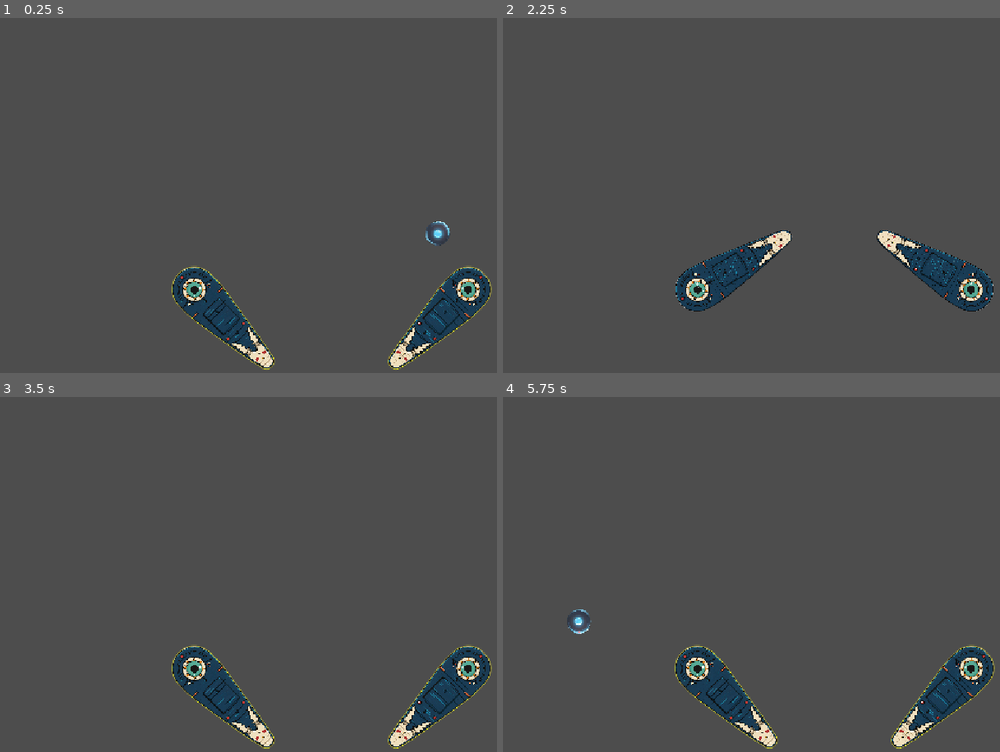
Above: before the commit, frames 1-4 (two rows, left to right).
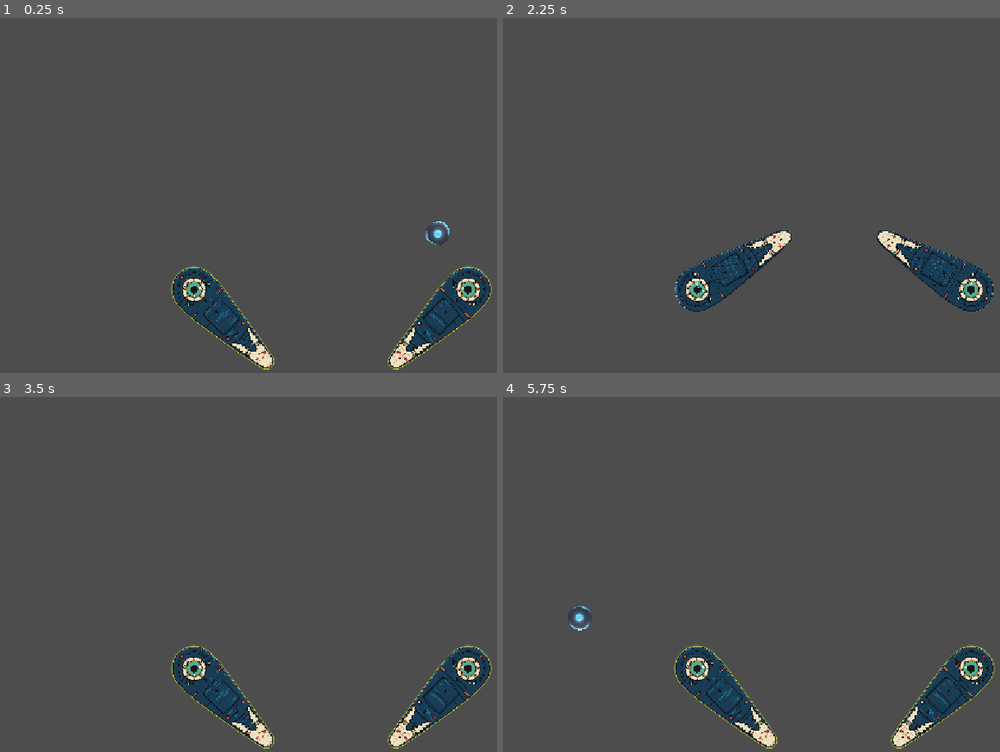
Above: after the commit, the same moments.

Repository: MoHoDu/godot-pinball-pjt
Game: Godot game, scene res://scenes/test_flipper.tscn
Two runs of this game, one before a commit and one after it. Both use one fixed random seed, a clock stepped at 60 frames per second and the inputs below.
Inputs:
- Up to frame 1 (0.25 s): no input
- Up to frame 2 (2.25 s): tap Enter at 0.5 s; hold D (flipper_select_right) 0.53-1.28 s; tap Space (flipper) at 0.6, 2 s; tap 0 at 0.8, 1.35 s; hold S (flipper_select_down) 1.28-2.03 s; tap 1 at 1.55, 2.1 s; hold D (flipper_select_right) from 2.03 s (still down)
- Up to frame 3 (3.5 s): tap 2 at 2.3, 2.85 s; release D (flipper_select_right) at 2.78 s; hold W (flipper_select_up) from 2.78 s (still down); tap 3 at 3.05 s
- Up to frame 4 (5.75 s): tap Enter at 3.5 s; release W (flipper_select_up) at 3.53 s; hold A (flipper_select_left) 3.53-5.03 s; tap 3 at 3.6 s; tap 4 at 3.8, 4.35 s; tap Space (flipper) at 4.25 s; tap 5 at 4.55, 5.1 s; hold S (flipper_select_down) from 5.03 s (still down); tap 6 at 5.3 s

The runs differ from the first frame. In frame 1, 0.5% of the frame differs, in the area x 34-56%, y 70-100%; in frame 2, 0.4%; in frame 3, 0.5%; in frame 4, 0.7%, in the area x 12-56%, y 58-100%.

Commit message:
feat: Add flipper zone direction testing
작업 목표: 플리퍼 접촉 구역별 각도 보정을 실제 충돌에 적용하고 속도·방향을 독립적으로 검증할 수 있는 테스트 환경을 제공한다.

작업 상세:
- [x] 구역별 각도 보정 활성화 값과 보정 각도를 반사 방향에 적용
- [x] 충돌체 방향을 기준으로 좌우 플리퍼 부호를 대칭 적용
- [x] 각도 보정 시 반사 속력 보존
- [x] 기준값·속도 배율·각도 보정 모드를 제공하는 전용 테스트 씬 추가
- [x] A/B/C/D 구역 및 좌우 플리퍼를 키 입력으로 선택하는 테스트 조작 추가
- [x] 테스트 조건과 공 속력을 표시하는 화면 안내 추가
- [x] 공·플리퍼 자동 회귀 테스트 11개 통과
- [ ] 일반·정확 패링 타이밍 판정과 속도 배율 적용
- [ ] 최대 속도 제한과 동일 충돌 중복 적용 방지
- [ ] 최종 테스트 씬 체감 조정

에러 및 비고:
- 테스트 씬은 실행 중 복제한 패링 설정을 사용하므로 공용 FlipperParryRules 원본에 영향을 주지 않음.
- Godot 헤드리스 테스트의 기존 셰이더 컴파일 경고는 테스트 결과에 영향 없음.

Diff:
--- a/Resources/flippers/flipper/flipper_controller_sample.tscn
+++ b/Resources/flippers/flipper/flipper_controller_sample.tscn
@@ -8,12 +8,16 @@
 script = ExtResource("1_bev62")
 
 [node name="LeftFlipper" parent="." unique_id=1915782774 instance=ExtResource("2_palup")]
-position = Vector2(-600, 0)
+position = Vector2(-601.00006, 0)
 rotation = 0.7853982
 _source_collision_position = Vector2(997.4349, -41.300575)
 flipper_length = 700.0
 initial_angle_degrees = 45.0
 maximum_angle_degrees = -45.0
+contact_zone_a_speed_multiplier = 3.0
+contact_zone_b_speed_multiplier = 3.0
+contact_zone_c_speed_multiplier = 3.0
+contact_zone_d_speed_multiplier = 3.0
 
 [node name="RightFlipper" parent="." unique_id=2137998633 instance=ExtResource("3_4jh4a")]
 position = Vector2(600, 0)
--- /dev/null
+++ b/scenes/test_flipper_area_direction.tscn
@@ -0,0 +1,44 @@
+[gd_scene format=3 uid="uid://bxn5b0ymh4g74"]
+
+[ext_resource type="PackedScene" uid="uid://bl7f22o1hfcl1" path="res://scenes/test_flipper.tscn" id="1_f64m1"]
+[ext_resource type="Script" path="res://tests/flipper_system/test_flipper_area_direction.gd" id="2_area_test"]
+[ext_resource type="Script" uid="uid://ce2wax7g2gio8" path="res://scripts/ball_base_system/pinball_stats.gd" id="3_kl36y"]
+
+[sub_resource type="PhysicsMaterial" id="PhysicsMaterial_2si70"]
+resource_local_to_scene = true
+bounce = 0.8
+
+[sub_resource type="Resource" id="Resource_5x0oe"]
+resource_local_to_scene = true
+script = ExtResource("3_kl36y")
+mass = 1.0
+elasticity = 0.8
+gravity_scale = 1.0
+initial_speed = 700.0
+minimum_speed = 200.0
+maximum_speed = 2500.0
+
+[node name="Test-Flipper" unique_id=270252956 instance=ExtResource("1_f64m1")]
+script = ExtResource("2_area_test")
+
+[node name="PinballBall" parent="." index="0" unique_id=71153037]
+physics_material_override = SubResource("PhysicsMaterial_2si70")
+stats = SubResource("Resource_5x0oe")
+
+[node name="TestGuide" type="CanvasLayer" parent="."]
+
+[node name="Panel" type="Panel" parent="TestGuide"]
+offset_left = 20.0
+offset_top = 20.0
+offset_right = 510.0
+offset_bottom = 225.0
+
+[node name="GuideLabel" type="Label" parent="TestGuide/Panel"]
+offset_left = 16.0
+offset_top = 12.0
+offset_right = 474.0
+offset_bottom = 193.0
+theme_override_font_sizes/font_size = 18
+text = "플리퍼 구역 충돌 테스트"
+
+[editable path="FlipperControllers/FlipperController"]
--- a/scripts/flipper_system/flipper.gd
+++ b/scripts/flipper_system/flipper.gd
@@ -489,6 +489,72 @@
 	)
 
 
+## 구역 설정이 켜진 경우 좌우 플리퍼 부호를 반영해 반사 방향만 회전시킵니다.
+func apply_contact_zone_angle_correction(
+	reflected_velocity: Vector2,
+	contact_zone: ContactZone
+) -> Vector2:
+	if reflected_velocity.is_zero_approx() \
+		or not is_contact_zone_angle_correction_enabled(contact_zone):
+		return reflected_velocity
+
+	var correction_degrees := get_contact_zone_angle_correction_degrees(
+		contact_zone
+	)
+	var signed_correction := correction_degrees * get_flipper_angle_direction_sign()
+	return reflected_velocity.rotated(deg_to_rad(signed_correction))
+
+
+func is_contact_zone_angle_correction_enabled(
+	contact_zone: ContactZone
+) -> bool:
+	var property_name: StringName
+	match contact_zone:
+		ContactZone.A:
+			property_name = &"zone_a_angle_correction_enabled"
+		ContactZone.B:
+			property_name = &"zone_b_angle_correction_enabled"
+		ContactZone.C:
+			property_name = &"zone_c_angle_correction_enabled"
+		ContactZone.D:
+			property_name = &"zone_d_angle_correction_enabled"
+		_:
+			return false
+
+	return bool(parry_rules.get(property_name))
+
+
+func get_contact_zone_angle_correction_degrees(
+	contact_zone: ContactZone
+) -> float:
+	var property_name: StringName
+	match contact_zone:
+		ContactZone.A:
+			property_name = &"zone_a_angle_correction_degrees"
+		ContactZone.B:
+			property_name = &"zone_b_angle_correction_degrees"
+		ContactZone.C:
+			property_name = &"zone_c_angle_correction_degrees"
+		ContactZone.D:
+			property_name = &"zone_d_angle_correction_degrees"
+		_:
+			return 0.0
+
+	return float(parry_rules.get(property_name))
+
+
+## 피벗에서 충돌체가 뻗는 방향으로 좌우 플리퍼를 판별합니다.
+func get_flipper_angle_direction_sign() -> float:
+	var axis_data := _get_local_contact_zone_axis_data()
+	if axis_data.is_empty():
+		return 1.0
+
+	var axis: Vector2 = axis_data.get(&"axis")
+	if axis.x >= 0.0:
+		return float(parry_rules.get(&"left_angle_direction_sign"))
+	return float(parry_rules.get(&"right_angle_direction_sign"))
+
+
 func is_contact_zone_visualization_enabled() -> bool:
 	return bool(parry_rules.get(&"show_contact_zones_in_editor"))
 
@@ -696,6 +762,10 @@
 		resolved_velocity,
 		contact_zone
 	)
+	resolved_velocity = apply_contact_zone_angle_correction(
+		resolved_velocity,
+		contact_zone
+	)
 	var velocity_change := resolved_velocity - ball.linear_velocity
 	if velocity_change.is_zero_approx():
 		return
--- a/scripts/flipper_system/flipper_parry_rules.gd
+++ b/scripts/flipper_system/flipper_parry_rules.gd
@@ -108,7 +108,7 @@
 
 @export_group("구역 각도 보정")
 
-## 다음 TDD 단계에서 A 구역 반사 각도 계산의 적용 여부로 사용합니다.
+## A 구역 반사 각도 계산의 적용 여부
 @export var zone_a_angle_correction_enabled: bool:
 	get:
 		return _zone_a_angle_correction_enabled
@@ -116,7 +116,7 @@
 		_zone_a_angle_correction_enabled = value
 		emit_changed()
 
-## 다음 TDD 단계에서 B 구역 반사 각도 계산의 적용 여부로 사용합니다.
+## B 구역 반사 각도 계산의 적용 여부
 @export var zone_b_angle_correction_enabled: bool:
 	get:
 		return _zone_b_angle_correction_enabled
@@ -124,7 +124,7 @@
 		_zone_b_angle_correction_enabled = value
 		emit_changed()
 
-## 다음 TDD 단계에서 C 구역 반사 각도 계산의 적용 여부로 사용합니다.
+## C 구역 반사 각도 계산의 적용 여부
 @export var zone_c_angle_correction_enabled: bool:
 	get:
 		return _zone_c_angle_correction_enabled
@@ -132,7 +132,7 @@
 		_zone_c_angle_correction_enabled = value
 		emit_changed()
 
-## 다음 TDD 단계에서 D 구역 반사 각도 계산의 적용 여부로 사용합니다.
+## D 구역 반사 각도 계산의 적용 여부
 @export var zone_d_angle_correction_enabled: bool:
 	get:
 		return _zone_d_angle_correction_enabled
--- a/settings/flippers/FlipperParryRules.tres
+++ b/settings/flippers/FlipperParryRules.tres
@@ -1,6 +1,6 @@
-[gd_resource type="Resource" script_class="FlipperParryRules" format=3]
+[gd_resource type="Resource" script_class="FlipperParryRules" format=3 uid="uid://c3het254in34k"]
 
-[ext_resource type="Script" path="res://scripts/flipper_system/flipper_parry_rules.gd" id="1_parry_rules"]
+[ext_resource type="Script" uid="uid://cmvg6xhhjx2lm" path="res://scripts/flipper_system/flipper_parry_rules.gd" id="1_parry_rules"]
 
 [resource]
 script = ExtResource("1_parry_rules")
@@ -12,14 +12,6 @@
 zone_b_speed_multiplier = 1.0
 zone_c_speed_multiplier = 1.08
 zone_d_speed_multiplier = 0.84
-zone_a_angle_correction_enabled = false
-zone_b_angle_correction_enabled = false
-zone_c_angle_correction_enabled = false
-zone_d_angle_correction_enabled = false
-zone_a_angle_correction_degrees = 0.0
-zone_b_angle_correction_degrees = 0.0
-zone_c_angle_correction_degrees = 0.0
-zone_d_angle_correction_degrees = 0.0
 left_angle_direction_sign = -1.0
 right_angle_direction_sign = 1.0
 normal_parry_window_time = 0.08
--- a/settings/flippers/FlipperStateRules.tres
+++ b/settings/flippers/FlipperStateRules.tres
@@ -5,6 +5,6 @@
 [resource]
 script = ExtResource("1_rules")
 return_reflection_multiplier = 0.5
-activation_time = 0.09999999999999999
+activation_time = 0.1
 hold_time = 0.05
 return_time = 0.2
--- a/tests/flipper_system/flipper_parry_rules_test.gd
+++ b/tests/flipper_system/flipper_parry_rules_test.gd
@@ -49,6 +49,12 @@
 	_test_default_rules_are_shared(left_flipper, right_flipper, default_rules)
 	_test_individual_speed_contract(left_flipper)
 	_test_shared_rules_live_update(left_flipper, right_flipper, default_rules)
+	_test_zone_angle_correction(
+		left_flipper,
+		right_flipper,
+		rules_script,
+		default_rules
+	)
 	_test_live_rules_application(left_flipper, rules_script)
 	_test_null_initialization_fallback(left_flipper, default_rules)
 	_test_visualization_segments(left_flipper)
@@ -150,6 +156,59 @@
 	default_rules.set(&"zone_b_speed_multiplier", original_multiplier)
 
 
+func _test_zone_angle_correction(
+	left_flipper: PinballFlipper,
+	right_flipper: PinballFlipper,
+	rules_script: Script,
+	default_rules: Resource
+) -> void:
+	var rules := rules_script.new() as Resource
+	rules.set(&"zone_c_angle_correction_enabled", true)
+	rules.set(&"zone_c_angle_correction_degrees", 12.0)
+	rules.set(&"left_angle_direction_sign", -1.0)
+	rules.set(&"right_angle_direction_sign", 1.0)
+	left_flipper.call(&"set_parry_rules", rules)
+	right_flipper.call(&"set_parry_rules", rules)
+
+	var reflected_velocity := Vector2(300.0, -400.0)
+	var left_result: Vector2 = left_flipper.call(
+		&"apply_contact_zone_angle_correction",
+		reflected_velocity,
+		PinballFlipper.ContactZone.C
+	)
+	var right_result: Vector2 = right_flipper.call(
+		&"apply_contact_zone_angle_correction",
+		reflected_velocity,
+		PinballFlipper.ContactZone.C
+	)
+	_expect_vector(
+		left_result,
+		reflected_velocity.rotated(deg_to_rad(-12.0)),
+		"왼쪽 플리퍼는 공용 왼쪽 부호로 C 구역 각도를 보정해야 한다."
+	)
+	_expect_vector(
+		right_result,
+		reflected_velocity.rotated(deg_to_rad(12.0)),
+		"오른쪽 플리퍼는 공용 오른쪽 부호로 C 구역 각도를 보정해야 한다."
+	)
+	_expect_float(left_result.length(), reflected_velocity.length(), \
+		"각도 보정은 물리 반사 결과의 속력을 변경하면 안 된다.")
+
+	rules.set(&"zone_c_angle_correction_enabled", false)
+	_expect_vector(
+		left_flipper.call(
+			&"apply_contact_zone_angle_correction",
+			reflected_velocity,
+			PinballFlipper.ContactZone.C
+		) as Vector2,
+		reflected_velocity,
+		"각도 보정을 끈 구역은 물리 반사 방향을 변경하면 안 된다."
+	)
+
+	left_flipper.call(&"set_parry_rules", default_rules)
+	right_flipper.call(&"set_parry_rules", default_rules)
+
+
 func _test_live_rules_application(flipper: PinballFlipper, rules_script: Script) -> void:
 	var rules := rules_script.new() as Resource
 	rules.set(&"zone_a_end_percent", 20.0)
@@ -222,6 +281,11 @@
 		"%s (expected=%s, actual=%s)" % [message, expected, actual])
 
 
+func _expect_vector(actual: Vector2, expected: Vector2, message: String) -> void:
+	_expect(actual.is_equal_approx(expected), \
+		"%s (expected=%s, actual=%s)" % [message, expected, actual])
+
+
 func _expect(condition: bool, message: String) -> void:
 	if condition:
 		return
--- a/tests/flipper_system/flipper_rotation_sweep_test.gd
+++ b/tests/flipper_system/flipper_rotation_sweep_test.gd
@@ -33,6 +33,7 @@
 		&"get_contact_zone",
 		&"get_contact_zone_speed_multiplier",
 		&"apply_contact_zone_speed_multiplier",
+		&"apply_contact_zone_angle_correction",
 	]
 
 	for method_name: StringName in required_methods:
@@ -347,6 +348,18 @@
 		"실제 공의 전역 충돌 중심으로도 중간 회전 충돌을 찾을 수 있어야 한다.")
 	var contact_point: Vector2 = direct_hit.get(&"point", Vector2.ZERO)
 	var contact_normal: Vector2 = direct_hit.get(&"normal", Vector2.ZERO)
+	var original_parry_rules := flipper.parry_rules
+	var angle_rules := FlipperParryRules.new()
+	for zone_name: String in ["a", "b", "c", "d"]:
+		angle_rules.set(
+			StringName("zone_%s_angle_correction_enabled" % zone_name),
+			true
+		)
+		angle_rules.set(
+			StringName("zone_%s_angle_correction_degrees" % zone_name),
+			10.0
+		)
+	flipper.set_parry_rules(angle_rules)
 	var angular_velocity := (END_ROTATION - START_ROTATION) / (1.0 / 60.0)
 	var radial_vector := contact_point - flipper.global_position
 	var surface_velocity := Vector2(-radial_vector.y, radial_vector.x) \
@@ -361,6 +374,10 @@
 		expected_velocity,
 		int(direct_hit.get(&"contact_zone", PinballFlipper.ContactZone.B))
 	)
+	expected_velocity = flipper.apply_contact_zone_angle_correction(
+		expected_velocity,
+		int(direct_hit.get(&"contact_zone", PinballFlipper.ContactZone.B))
+	)
 	var resolved_count := int(flipper.call(
 		&"resolve_rotation_sweep",
 		START_ROTATION,
@@ -375,8 +392,9 @@
 		+ "(expected=%s, actual=%s)" % [BALL_CENTER, ball.global_position])
 	await physics_frame
 	_expect_vector(ball.linear_velocity, expected_velocity, \
-		"회전 안전 충돌 임펄스는 다음 물리 적분에서 반사 속도로 변환되어야 한다.")
-
+		"회전 안전 충돌은 속도 배율과 각도 보정까지 반영한 임펄스를 적용해야 한다.")
+
+	flipper.set_parry_rules(original_parry_rules)
 	ball.queue_free()
 	await process_frame
 
--- /dev/null
+++ b/tests/flipper_system/test_flipper_area_direction.gd
@@ -0,0 +1,253 @@
+extends "res://tests/flipper_system/test_flipper_scene.gd"
+
+
+enum TestMode {
+	BASELINE,
+	SPEED,
+	ANGLE,
+}
+
+
+const ZONE_NAMES: Array[String] = ["A", "B", "C", "D"]
+const SPEED_MULTIPLIERS: Array[float] = [0.65, 0.9, 1.15, 1.4]
+const ANGLE_CORRECTIONS: Array[float] = [-20.0, -8.0, 8.0, 20.0]
+
+
+@export_node_path("PinballFlipper") var left_flipper_path: NodePath = \
+	^"FlipperControllers/FlipperController/LeftFlipper"
+@export_node_path("PinballFlipper") var right_flipper_path: NodePath = \
+	^"FlipperControllers/FlipperController/RightFlipper"
+@export_node_path("Label") var guide_label_path: NodePath = \
+	^"TestGuide/Panel/GuideLabel"
+
+
+@onready var left_flipper: PinballFlipper = get_node_or_null(
+	left_flipper_path
+) as PinballFlipper
+@onready var right_flipper: PinballFlipper = get_node_or_null(
+	right_flipper_path
+) as PinballFlipper
+@onready var guide_label: Label = get_node_or_null(guide_label_path) as Label
+
+
+var current_mode: TestMode = TestMode.SPEED
+var current_zone: PinballFlipper.ContactZone = PinballFlipper.ContactZone.B
+var target_right_flipper: bool = true
+var _test_parry_rules: FlipperParryRules
+
+
+func _ready() -> void:
+	super._ready()
+	_test_parry_rules = FlipperParryRules.new()
+	_test_parry_rules.show_contact_zones_in_editor = true
+	_test_parry_rules.zone_a_end_percent = 35.0
+	_test_parry_rules.zone_b_end_percent = 70.0
+	_test_parry_rules.zone_c_end_percent = 90.0
+	_test_parry_rules.left_angle_direction_sign = -1.0
+	_test_parry_rules.right_angle_direction_sign = 1.0
+
+	for flipper: PinballFlipper in [left_flipper, right_flipper]:
+		if not is_instance_valid(flipper):
+			continue
+		flipper.contact_zone_a_speed_multiplier = 1.0
+		flipper.contact_zone_b_speed_multiplier = 1.0
+		flipper.contact_zone_c_speed_multiplier = 1.0
+		flipper.contact_zone_d_speed_multiplier = 1.0
+		flipper.set_parry_rules(_test_parry_rules)
+
+	if is_instance_valid(ball) and ball.has_method(&"get"):
+		var ball_stats: Variant = ball.get(&"stats")
+		if ball_stats is Resource:
+			ball_stats.set(&"maximum_speed", 5000.0)
+
+	select_test_mode(TestMode.SPEED)
+
+
+func _process(_delta: float) -> void:
+	_refresh_guide_text()
+
+
+func _input(event: InputEvent) -> void:
+	super._input(event)
+	if not event is InputEventKey:
+		return
+
+	var key_event := event as InputEventKey
+	if not key_event.pressed or key_event.echo:
+		return
+
+	match key_event.physical_keycode:
+		KEY_0:
+			select_test_mode(TestMode.BASELINE)
+		KEY_1:
+			select_test_mode(TestMode.SPEED)
+		KEY_2:
+			select_test_mode(TestMode.ANGLE)
+		KEY_3:
+			select_contact_zone(PinballFlipper.ContactZone.A)
+		KEY_4:
+			select_contact_zone(PinballFlipper.ContactZone.B)
+		KEY_5:
+			select_contact_zone(PinballFlipper.ContactZone.C)
+		KEY_6:
+			select_contact_zone(PinballFlipper.ContactZone.D)
+		KEY_TAB:
+			toggle_target_flipper()
+		KEY_SPACE:
+			release_ball_for_hit()
+
+
+func select_test_mode(mode: int) -> void:
+	current_mode = clampi(mode, TestMode.BASELINE, TestMode.ANGLE) as TestMode
+	if _test_parry_rules == null:
+		return
+
+	for zone_index in PinballFlipper.ContactZone.size():
+		var zone_name := ZONE_NAMES[zone_index].to_lower()
+		var speed_multiplier := (
+			SPEED_MULTIPLIERS[zone_index]
+			if current_mode == TestMode.SPEED
+			else 1.0
+		)
+		_test_parry_rules.set(
+			StringName("zone_%s_speed_multiplier" % zone_name),
+			speed_multiplier
+		)
+		_test_parry_rules.set(
+			StringName("zone_%s_angle_correction_enabled" % zone_name),
+			current_mode == TestMode.ANGLE
+		)
+		_test_parry_rules.set(
+			StringName("zone_%s_angle_correction_degrees" % zone_name),
+			ANGLE_CORRECTIONS[zone_index]
+		)
+
+	reset_ball()
+
+
+func select_contact_zone(zone: int) -> void:
+	current_zone = clampi(
+		zone,
+		PinballFlipper.ContactZone.A,
+		PinballFlipper.ContactZone.D
+	) as PinballFlipper.ContactZone
+	reset_ball()
+
+
+func toggle_target_flipper() -> void:
+	target_right_flipper = not target_right_flipper
+	reset_ball()
+
+
+func get_test_parry_rules() -> Resource:
+	return _test_parry_rules
+
+
+func get_target_flipper() -> PinballFlipper:
+	return right_flipper if target_right_flipper else left_flipper
+
+
+func reset_ball() -> void:
+	if not is_instance_valid(ball):
+		return
+
+	var target_flipper := get_target_flipper()
+	if not is_instance_valid(target_flipper):
+		return
+
+	ball.freeze = true
+	ball.global_position = _get_zone_test_position(target_flipper, current_zone)
+	ball_reset_position = ball.global_position
+	ball.rotation = 0.0
+	ball.linear_velocity = Vector2.ZERO
+	ball.angular_velocity = 0.0
+	ball.sleeping = false
+	ball.reset_physics_interpolation()
+	ball_reset_completed.emit()
+
+
+func release_ball_for_hit() -> void:
+	if not is_instance_valid(ball):
+		return
+
+	ball.linear_velocity = Vector2.ZERO
+	ball.angular_velocity = 0.0
+	ball.sleeping = false
+	ball.freeze = false
+
+
+func _get_zone_test_position(
+	flipper: PinballFlipper,
+	zone: PinballFlipper.ContactZone
+) -> Vector2:
+	var axis_data := flipper.call(&"_get_local_contact_zone_axis_data") as Dictionary
+	if axis_data.is_empty():
+		return flipper.global_position
+
+	var axis: Vector2 = axis_data.get(&"axis", Vector2.RIGHT)
+	var tip_distance := float(axis_data.get(&"tip_distance", flipper.flipper_length))
+	var percent := _get_zone_center_percent(zone)
+	var local_contact_point := axis * tip_distance * percent / 100.0
+	var middle_rotation := lerp_angle(
+		deg_to_rad(flipper.initial_angle_degrees),
+		deg_to_rad(flipper.maximum_angle_degrees),
+		0.5
+	)
+	var parent_transform := Transform2D.IDENTITY
+	if flipper.get_parent() is Node2D:
+		parent_transform = (flipper.get_parent() as Node2D).global_transform
+	var middle_flipper_transform := Transform2D(middle_rotation, flipper.position)
+	return parent_transform * middle_flipper_transform * local_contact_point
+
+
+func _get_zone_center_percent(zone: PinballFlipper.ContactZone) -> float:
+	var a_end := float(_test_parry_rules.zone_a_end_percent)
+	var b_end := float(_test_parry_rules.zone_b_end_percent)
+	var c_end := float(_test_parry_rules.zone_c_end_percent)
+	match zone:
+		PinballFlipper.ContactZone.A:
+			return a_end * 0.5
+		PinballFlipper.ContactZone.B:
+			return (a_end + b_end) * 0.5
+		PinballFlipper.ContactZone.C:
+			return (b_end + c_end) * 0.5
+		PinballFlipper.ContactZone.D:
+			return (c_end + 100.0) * 0.5
+	return 50.0
+
+
+func _refresh_guide_text() -> void:
+	if not is_instance_valid(guide_label) or _test_parry_rules == null:
+		return
+
+	var zone_index := int(current_zone)
+	var mode_name: String
+	match current_mode:
+		TestMode.BASELINE:
+			mode_name = "기준값"
+		TestMode.SPEED:
+			mode_name = "속도 배율"
+		TestMode.ANGLE:
+			mode_name = "각도 보정"
+	var side_name := "오른쪽" if target_right_flipper else "왼쪽"
+	var condition_text: String
+	match current_mode:
+		TestMode.BASELINE:
+			condition_text = "속도 1.00x / 각도 보정 Off"
+		TestMode.SPEED:
+			condition_text = "적용 속도 배율: %.2fx" % SPEED_MULTIPLIERS[zone_index]
+		TestMode.ANGLE:
+			condition_text = "적용 각도: %+.1f° × 좌우 부호" % ANGLE_CORRECTIONS[zone_index]
+	var ball_speed := ball.linear_velocity.length() if is_instance_valid(ball) else 0.0
+	guide_label.text = (
+		"플리퍼 구역 충돌 테스트\n"
+		+ "[0] 기준값  [1] 속도 배율  [2] 각도 보정\n"
+		+ "[3] A  [4] B  [5] C  [6] D  [Tab] 좌우 전환\n"
+		+ "[R] 현재 위치 재배치  [Space] 공 해제 + 플리퍼 작동\n\n"
+		+ "현재: %s / %s 플리퍼 / %s 구역\n" % [
+			mode_name,
+			side_name,
+			ZONE_NAMES[zone_index],
+		]
+		+ "%s\n공 속력: %.1f px/s" % [condition_text, ball_speed]
+	)
--- /dev/null
+++ b/tests/flipper_system/test_flipper_area_direction_scene_test.gd
@@ -0,0 +1,104 @@
+extends SceneTree
+
+
+const TEST_SCENE_PATH := "res://scenes/test_flipper_area_direction.tscn"
+const EPSILON := 0.001
+
+
+var _failures: Array[String] = []
+
+
+func _init() -> void:
+	call_deferred(&"_run")
+
+
+func _run() -> void:
+	var packed_scene := load(TEST_SCENE_PATH) as PackedScene
+	_expect(packed_scene != null, "구역 속도·각도 테스트 씬을 불러올 수 있어야 한다.")
+	if packed_scene == null:
+		_finish()
+		return
+
+	var test_scene := packed_scene.instantiate() as Node2D
+	root.add_child(test_scene)
+	await process_frame
+
+	for method_name: StringName in [
+		&"select_test_mode",
+		&"select_contact_zone",
+		&"toggle_target_flipper",
+		&"release_ball_for_hit",
+		&"get_test_parry_rules",
+	]:
+		_expect(test_scene.has_method(method_name), \
+			"구역 테스트 씬에 %s 조작 API가 필요하다." % method_name)
+
+	var ball := test_scene.get_node_or_null("PinballBall") as RigidBody2D
+	var guide := test_scene.get_node_or_null("TestGuide/Panel/GuideLabel") as Label
+	_expect(ball != null, "구역 테스트용 공이 필요하다.")
+	_expect(guide != null, "현재 테스트 조건을 표시할 안내 Label이 필요하다.")
+	if ball != null:
+		_expect(ball.freeze, "테스트 공은 선택 구역에서 Space 입력 전까지 고정되어야 한다.")
+
+	if test_scene.has_method(&"select_test_mode"):
+		test_scene.call(&"select_test_mode", 0)
+		var baseline_rules := test_scene.call(&"get_test_parry_rules") as Resource
+		_expect(baseline_rules != null, "기준 비교용 복제 패링 설정이 필요하다.")
+		if baseline_rules != null:
+			_expect_float(float(baseline_rules.get(&"zone_d_speed_multiplier")), 1.0, \
+				"기준 모드에서는 모든 구역 속도를 1배로 고정해야 한다.")
+			_expect(not bool(baseline_rules.get(&"zone_d_angle_correction_enabled")), \
+				"기준 모드에서는 각도 보정을 꺼야 한다.")
+
+		test_scene.call(&"select_test_mode", 1)
+		var speed_rules := test_scene.call(&"get_test_parry_rules") as Resource
+		_expect(speed_rules != null, "속도 테스트용 복제 패링 설정이 필요하다.")
+		if speed_rules != null:
+			_expect(not bool(speed_rules.get(&"zone_c_angle_correction_enabled")), \
+				"속도 모드에서는 각도 보정을 꺼야 한다.")
+			_expect(absf(float(speed_rules.get(&"zone_a_speed_multiplier")) \
+				- float(speed_rules.get(&"zone_d_speed_multiplier"))) > EPSILON, \
+				"속도 모드에서는 A와 D 구역의 속도 배율이 달라야 한다.")
+
+		test_scene.call(&"select_test_mode", 2)
+		var angle_rules := test_scene.call(&"get_test_parry_rules") as Resource
+		_expect(angle_rules != null, "각도 테스트용 복제 패링 설정이 필요하다.")
+		if angle_rules != null:
+			_expect(bool(angle_rules.get(&"zone_c_angle_correction_enabled")), \
+				"각도 모드에서는 구역 각도 보정을 켜야 한다.")
+			_expect_float(float(angle_rules.get(&"zone_c_speed_multiplier")), 1.0, \
+				"각도 모드에서는 구역 속도 배율을 1배로 고정해야 한다.")
+
+	if test_scene.has_method(&"select_contact_zone") and ball != null:
+		test_scene.call(&"select_contact_zone", PinballFlipper.ContactZone.A)
+		var zone_a_position := ball.global_position
+		test_scene.call(&"select_contact_zone", PinballFlipper.ContactZone.D)
+		_expect(not ball.global_position.is_equal_approx(zone_a_position), \
+			"A와 D 구역 선택 시 공의 테스트 위치가 달라야 한다.")
+		test_scene.call(&"release_ball_for_hit")
+		_expect(not ball.freeze, "Space 동작은 고정된 공을 물리 시뮬레이션에 풀어야 한다.")
+
+	test_scene.queue_free()
+	await process_frame
+	_finish()
+
+
+func _expect_float(actual: float, expected: float, message: String) -> void:
+	_expect(absf(actual - expected) <= EPSILON, \
+		"%s (expected=%s, actual=%s)" % [message, expected, actual])
+
+
+func _expect(condition: bool, message: String) -> void:
+	if condition:
+		return
+	_failures.append(message)
+	push_error(message)
+
+
+func _finish() -> void:
+	if _failures.is_empty():
+		print("PASS: test_flipper_area_direction_scene_test")
+		quit(0)
+		return
+	print("FAIL: test_flipper_area_direction_scene_test (%d failures)" % _failures.size())
+	quit(1)
Not shown, added: tests/flipper_system/test_flipper_area_direction.gd.uid
Not shown, added: tests/flipper_system/test_flipper_area_direction_scene_test.gd.uid
